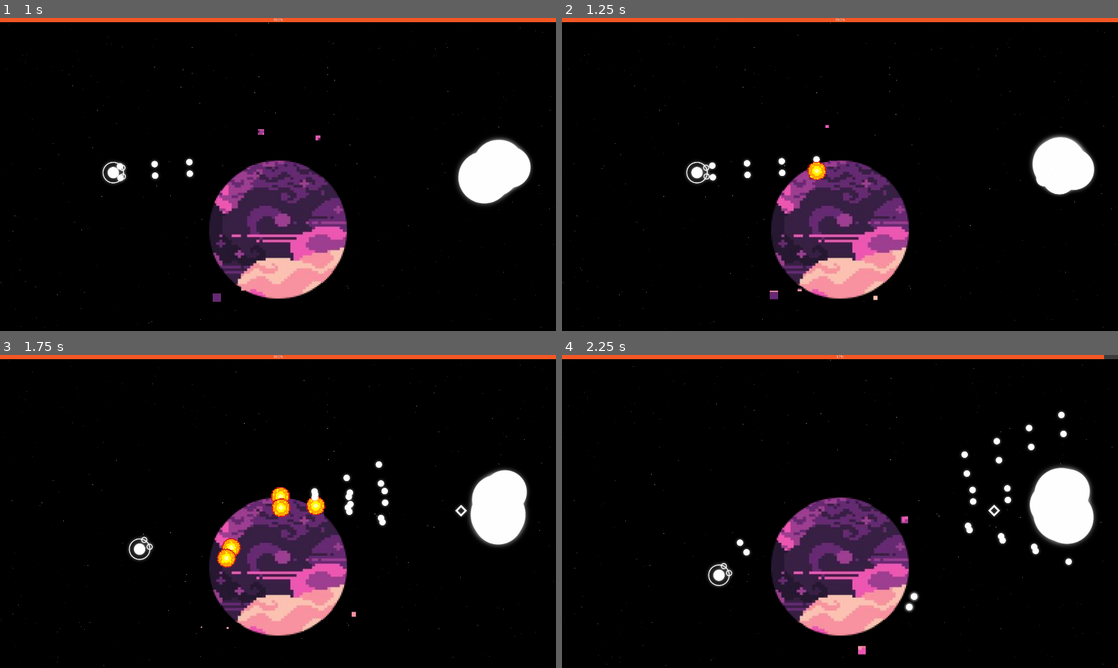
Above: before the commit, frames 1-4 (two rows, left to right).
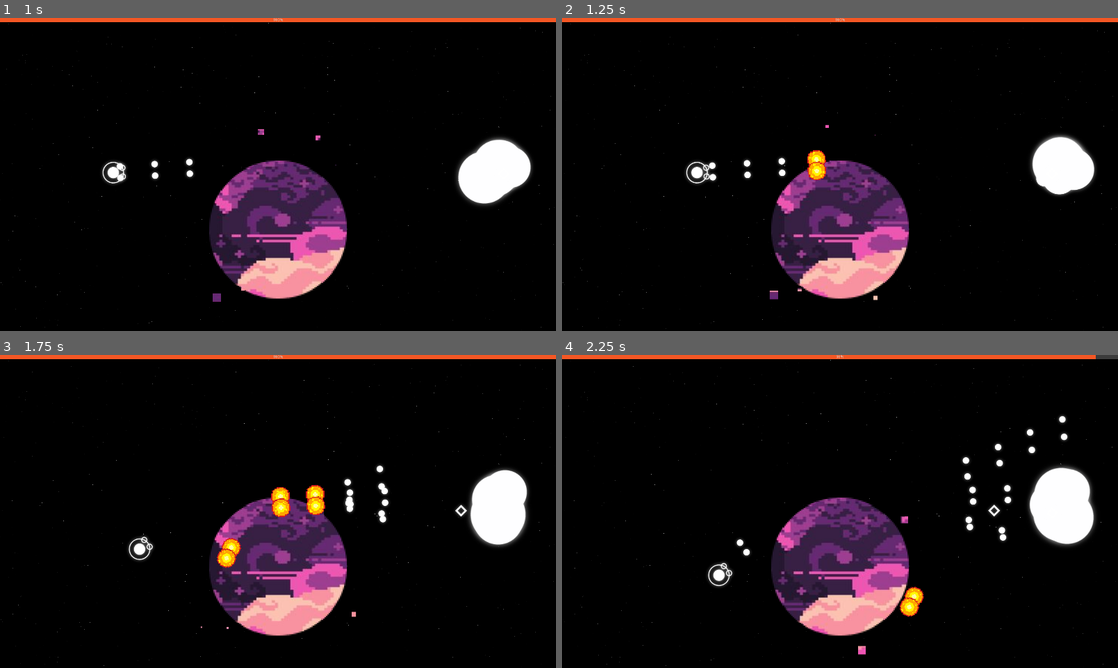
Above: after the commit, the same moments.

Repository: SAM2WOW/ProjectDanmaku
Game: Godot game, scene res://scenes/Main.tscn
The game is run twice, just before and just after one commit, with the same random seed, the same clock (stepped at 60 frames per second) and the same inputs. The engine's default icon, where the game draws it, is replaced by a stand-in: a white triangle on a blue panel in a dark square.
Inputs (mouse positions are in pixels of both pictures, inside the frame that each line leads up to):
- Up to frame 1 (1 s): tap Enter at 0.5 s; move the mouse to (400, 158) at 0.52 s; press the mouse at (400, 158) at 0.53 s; hold D (move_right) from 0.53 s (still down)
- Up to frame 2 (1.25 s): keep holding D (move_right)
- Up to frame 3 (1.75 s): move the mouse to (166, 527) at 1.27 s; release D (move_right) at 1.28 s; release the mouse at (166, 527) at 1.28 s; hold S (move_down) from 1.28 s (still down); click (166, 527) at 1.35 s
- Up to frame 4 (2.25 s): move the mouse to (895, 442) at 2.02 s; release S (move_down) at 2.03 s; press the mouse at (895, 442) at 2.03 s; hold D (move_right) from 2.03 s (still down)

Frame 1 is identical in both runs. In frame 2, 0.1% of the frame differs, in the area x 44-48%, y 42-52%; in frame 3, 0.5%; in frame 4, 0.9%, in the area x 49-98%, y 0-84%.

Commit message:
preliminary laser beam stuff

Diff:
--- a/objects/characters/Boss.gd
+++ b/objects/characters/Boss.gd
@@ -21,10 +21,16 @@
 			get_node("Style%d" % i).hide()
 			print("Style%d" % style)
 
+func fireLaserBeam():
+	var laserInd = get_node("Style2/LaserIndicator")
+	laserInd.set_cast_to(Global.player.get_global_position())
 
 func _on_FireTimer_timeout():
 	# fire bullets
 	var b = basic_bullet.instance()
+
+	if style == 2:
+		fireLaserBeam()
 
 	b.style = style
 	b._on_Verse_Jump(style)
--- a/objects/characters/Boss.tscn
+++ b/objects/characters/Boss.tscn
@@ -56,7 +56,7 @@
 position = Vector2( 1, -2 )
 scale = Vector2( 5, 5 )
 frames = SubResource( 5 )
-frame = 1
+frame = 2
 playing = true
 
 [node name="Style2" type="Node2D" parent="."]
@@ -67,6 +67,13 @@
 position = Vector2( 1, 0 )
 scale = Vector2( 3, 3 )
 texture = ExtResource( 2 )
+
+[node name="LaserIndicator" type="RayCast2D" parent="Style2"]
+physics_interpolation_mode = 2
+modulate = Color( 0, 0.666667, 1, 1 )
+self_modulate = Color( 0, 0.760784, 1, 1 )
+scale = Vector2( 10, 10 )
+enabled = true
 
 [node name="Style3" type="Node2D" parent="."]
 visible = false
--- a/objects/characters/Player.gd
+++ b/objects/characters/Player.gd
@@ -6,8 +6,6 @@
 
 var velocity = Vector2.ZERO
 export var speed = 300
-
-onready var firingPositions = $FiringPositions
 
 # var shooting = false;
 
--- a/objects/weapons/PlayerBullet.tscn
+++ b/objects/weapons/PlayerBullet.tscn
@@ -25,7 +25,7 @@
 } ]
 
 [sub_resource type="CircleShape2D" id=1]
-radius = 22.0227
+radius = 45.2769
 
 [node name="PlayerBullet" type="RigidBody2D" groups=["bullet"]]
 collision_layer = 4
@@ -49,7 +49,7 @@
 [node name="AnimatedSprite" type="AnimatedSprite" parent="Style1"]
 scale = Vector2( 4, 4 )
 frames = SubResource( 5 )
-frame = 2
+frame = 1
 playing = true
 
 [node name="Style2" type="Node2D" parent="."]
